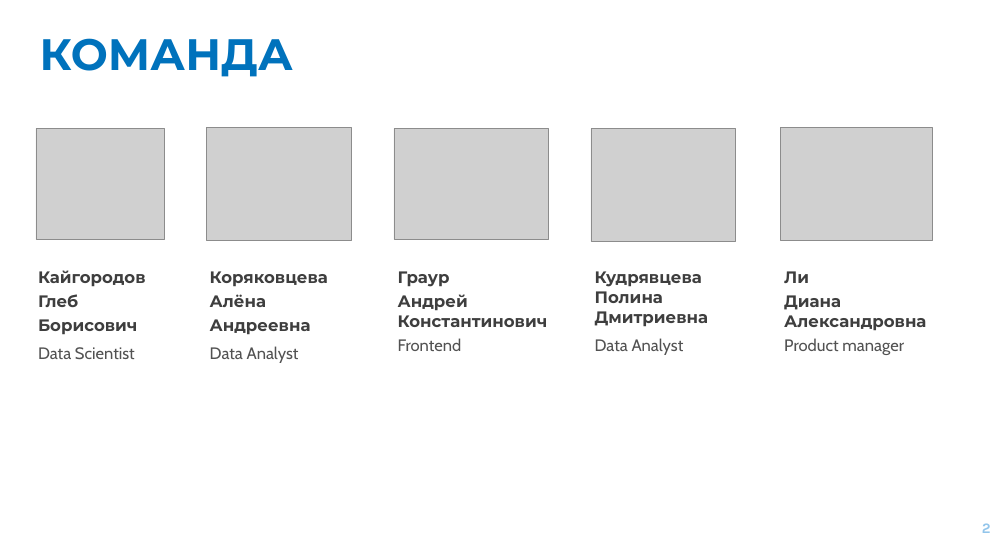
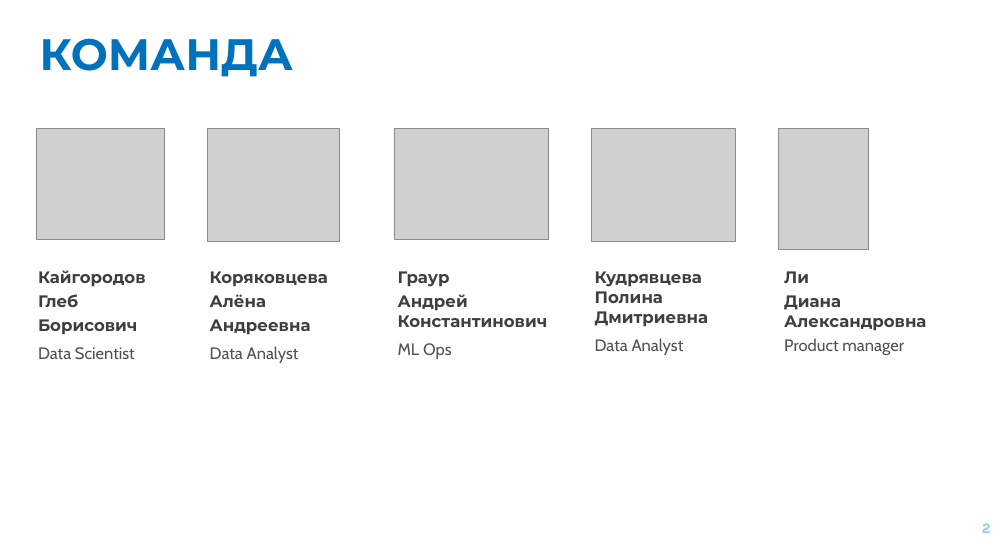
Before and after one commit to deeleel/weeek-hackathon, a slide deck: slide 2 of Авоська и Небоська_weeek.pptx. Drawn at 1008x559 pixels with LibreOffice and Linux fonts; fonts in the diff are those of the drawing; grey boxes stand for pictures. Boxes give left, top, right and bottom in pixels: in the first picture for what was removed or moved away, otherwise in the second. Text is boxed around its words. In the diff, an @@ line names an element or a change of style, - is before the commit and + after.

```diff
--- a/Авоська и Небоська_weeek.pptx
+++ b/Авоська и Небоська_weeek.pptx
@@ picture removed at bbox=[207, 129, 351, 239] @@
@@ picture: place and size @@
-picture at bbox=[207, 127, 351, 240]
+picture at bbox=[208, 129, 340, 241]
@@ picture: place and size @@
-picture at bbox=[780, 127, 932, 240]
+picture at bbox=[778, 129, 868, 249]
@@ text at bbox=[398, 343, 452, 359]: text changed @@
-Frontend
+ML Ops
```
Also in this commit, not shown: 4 other slides changed, 7 slides added, 1 other file.
